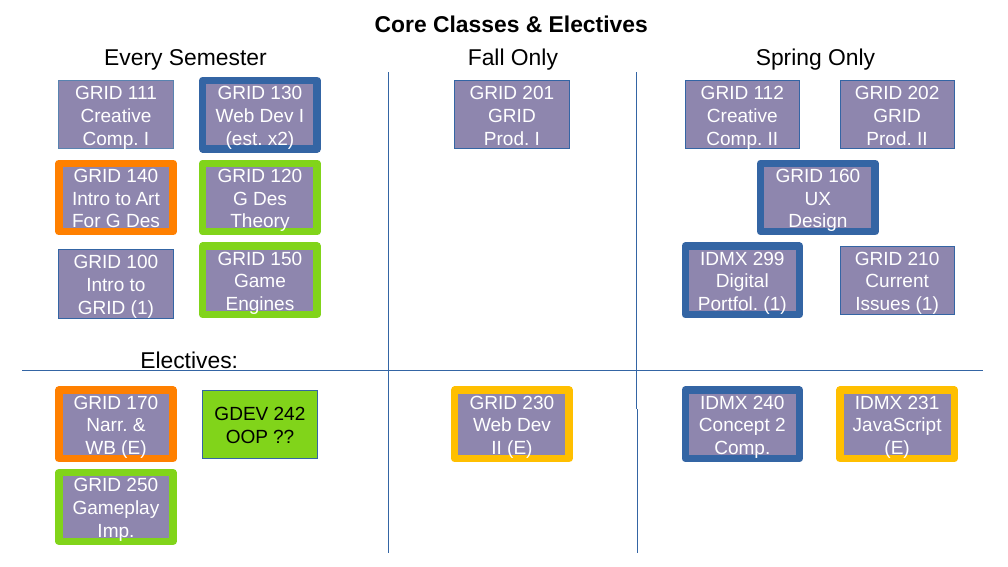
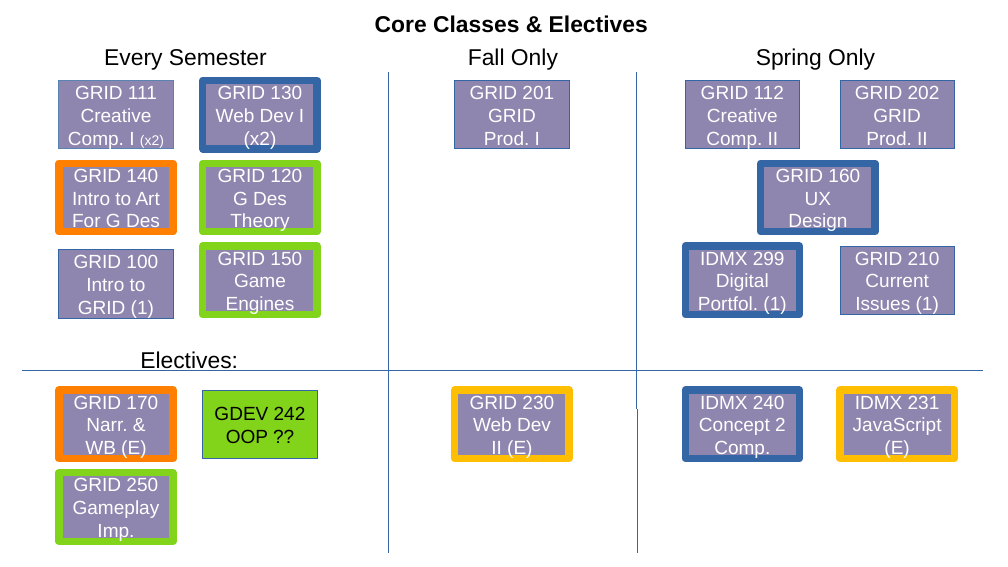
Before and after one commit to SteveCaruso/grid, a slide deck: slide 3 of documents/Course Flow Charts.odp (slide 2 before the commit). Drawn at 1008x567 pixels with LibreOffice and Linux fonts; fonts in the diff are those of the drawing. Boxes give left, top, right and bottom in pixels: in the first picture for what was removed or moved away, otherwise in the second. Text is boxed around its words. In the diff, an @@ line names an element or a change of style, - is before the commit and + after.

```diff
--- a/documents/Course Flow Charts.odp
+++ b/documents/Course Flow Charts.odp
@@ text in rectangle at [68, 108, 164, 149]: text changed @@
-Creative Comp. I
+Creative Comp. I (x2)
@@ text in rectangle at [244, 131, 277, 149]: text changed @@
-(est. x2)
+(x2)
```
Also in this commit, not shown: 1 other slide changed, 1 slide added, 21 other files.
